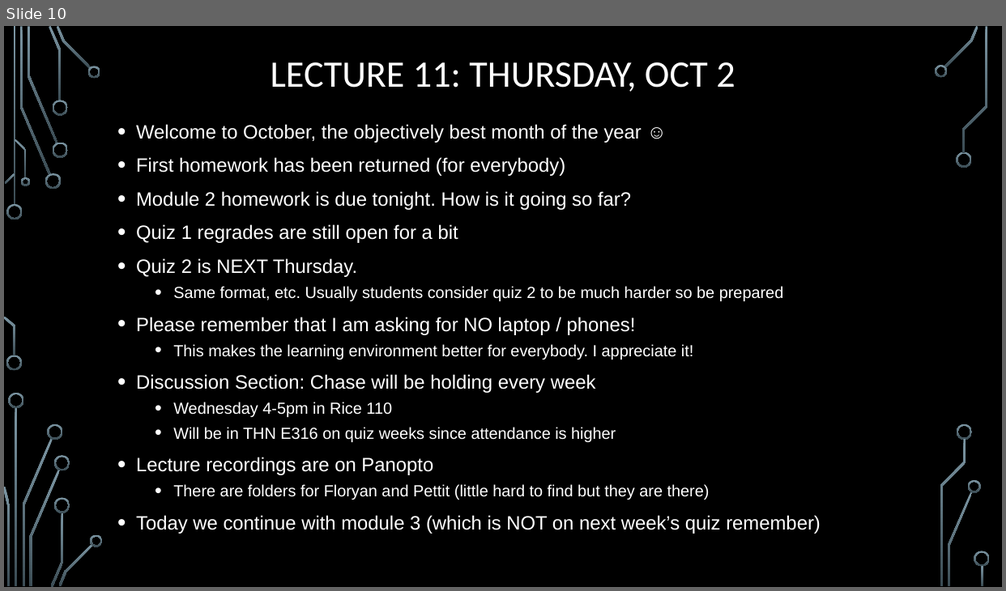
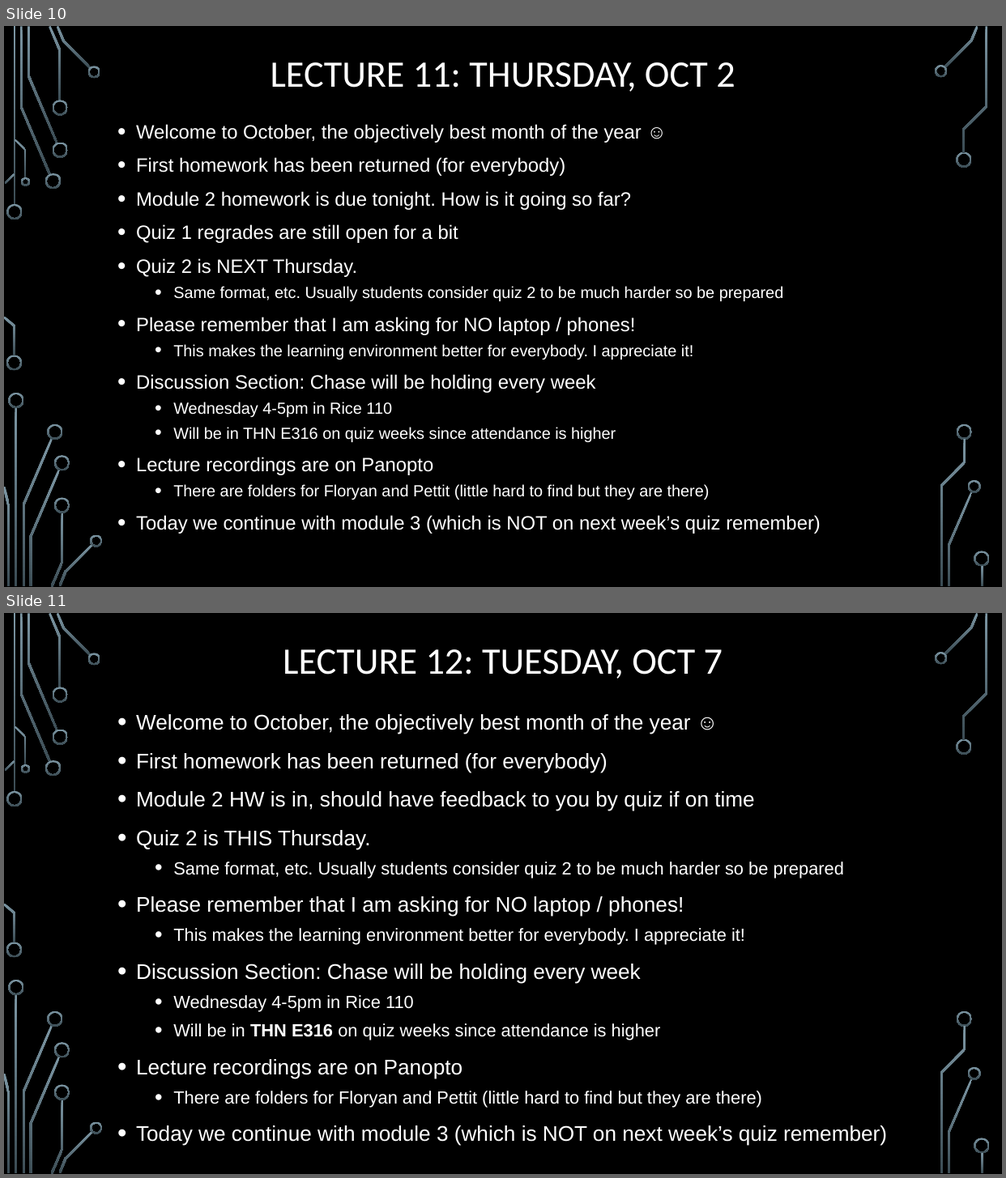
Before and after one commit to markfloryan/dmt2, a slide deck: slides/00-DailyAnnouncements.pptx. Shown one above the other, each under a label of ours: slide 10 before the commit, slides 10 and 11 after it. The pictures are 1006x591 and 1006x1178 pixels, drawn with LibreOffice and Linux fonts; fonts in the diff are those of the drawing; background and template pictures are left out. Boxes give left, top, right and bottom in pixels: in the first picture for what was removed or moved away, otherwise in the second. Text is boxed around its words. In the diff, an @@ line names an element or a change of style, - is before the commit and + after.

```diff
--- a/slides/00-DailyAnnouncements.pptx
+++ b/slides/00-DailyAnnouncements.pptx
@@ slide 11 added at [4,613,1002,1174], background picture (left out); not listed: 36 template elements that a slide beside it also shows @@
@@ title added at [283,649,722,679], 36 pt, text #FFFFFF @@
+LECTURE 12: TUESDAY, OCT 7
@@ text added at [136,714,887,1146], 20.4 pt, text #FFFFFF @@
+• Welcome to October, the objectively best month of the year ☺
+• First homework has been returned (for everybody)
+• Module 2 HW is in, should have feedback to you by quiz if on time
+• Quiz 2 is THIS Thursday.
+  • Same format, etc. Usually students consider quiz 2 to be much harder so be prepared
+• Please remember that I am asking for NO laptop / phones!
+  • This makes the learning environment better for everybody. I appreciate it!
+• Discussion Section: Chase will be holding every week
+  • Wednesday 4-5pm in Rice 110
+  • Will be in THN E316 on quiz weeks since attendance is higher
+• Lecture recordings are on Panopto
+  • There are folders for Floryan and Pettit (little hard to find but they are there)
+• Today we continue with module 3 (which is NOT on next week’s quiz remember)
```
Also in this commit, not shown: 1 slide changed, 1 other file.
